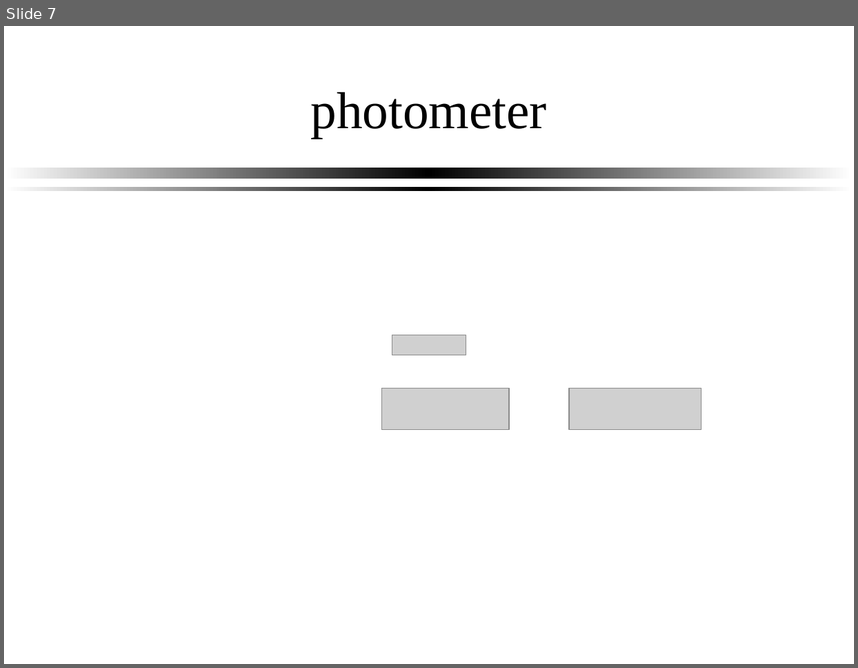
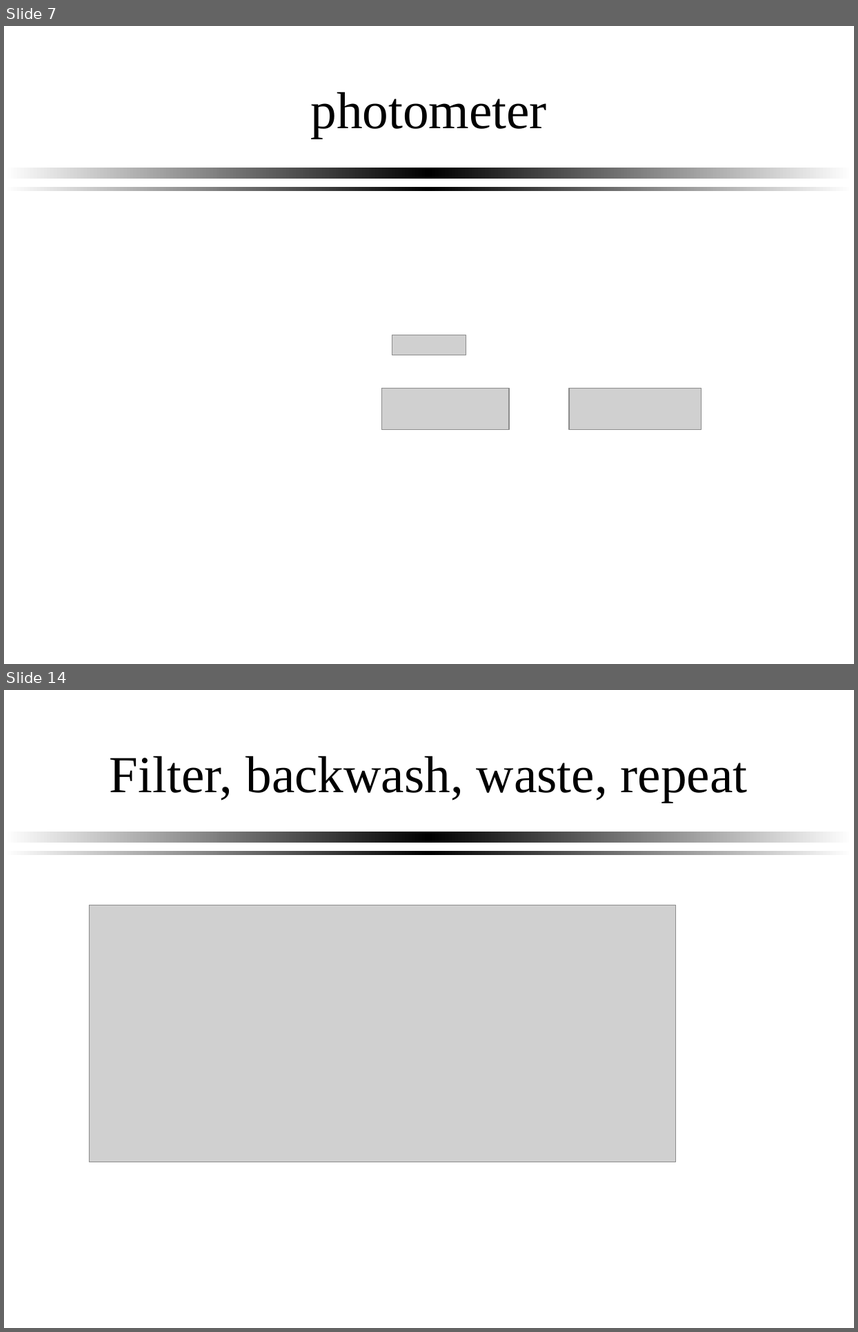
Before and after one commit to AguaClara/Textbook, a slide deck: ProCoDA/Images/ProCoDA.pptx. Shown one above the other, each under a label of ours: slide 7 before the commit, slides 7 and 14 after it; the slides between them are not shown. The pictures are 858x668 and 858x1332 pixels, drawn with LibreOffice and Linux fonts; fonts in the diff are those of the drawing; grey boxes stand for pictures. Boxes give left, top, right and bottom in pixels: in the first picture for what was removed or moved away, otherwise in the second. Text is boxed around its words. In the diff, an @@ line names an element or a change of style, - is before the commit and + after.

```diff
--- a/ProCoDA/Images/ProCoDA.pptx
+++ b/ProCoDA/Images/ProCoDA.pptx
@@ slide 14 added at <box>4,690,854,1328</box>, background #FFFFFF; not listed: 2 template elements that a slide beside it also shows @@
@@ title added at <box>110,756,748,802</box>, 44 pt, text #000000 @@
+Filter, backwash, waste, repeat
@@ picture added at <box>89,905,677,1162</box> @@
```
Also in this commit, not shown: 3 slides changed, 8 other slides added, 20 other files.
